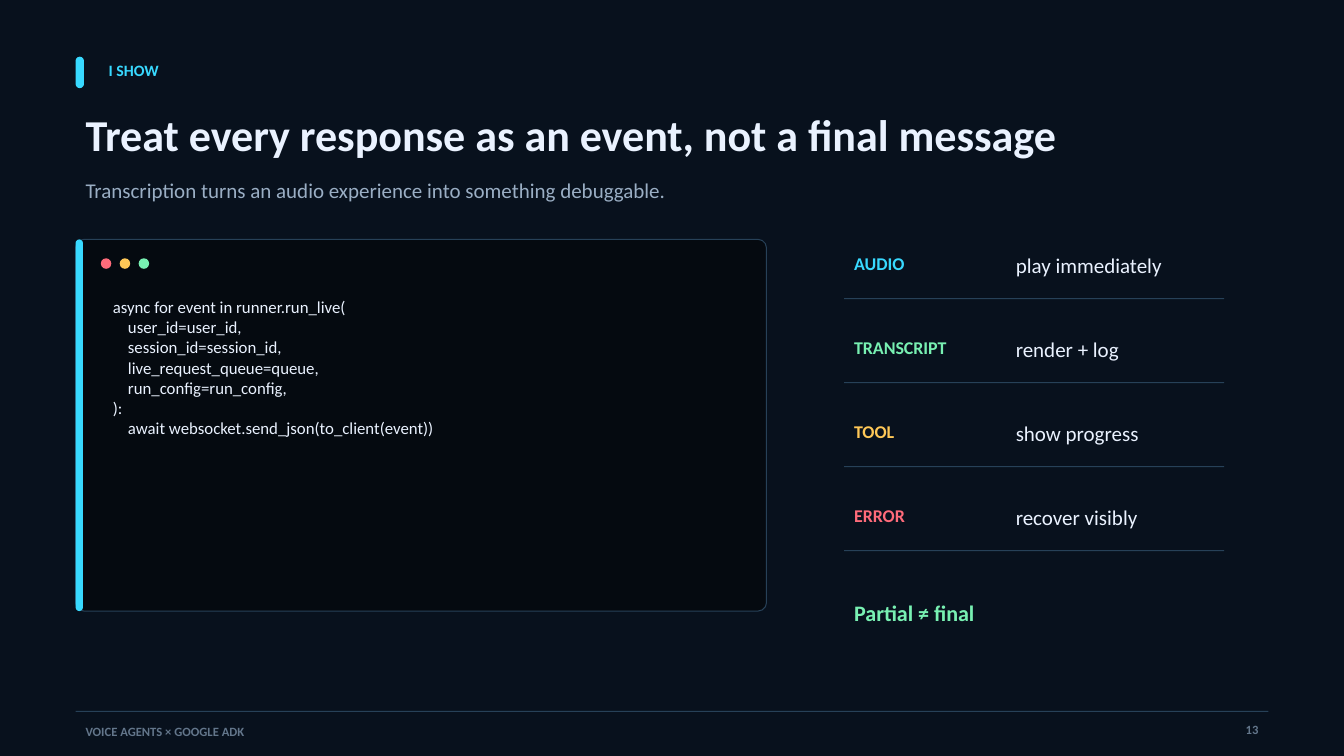
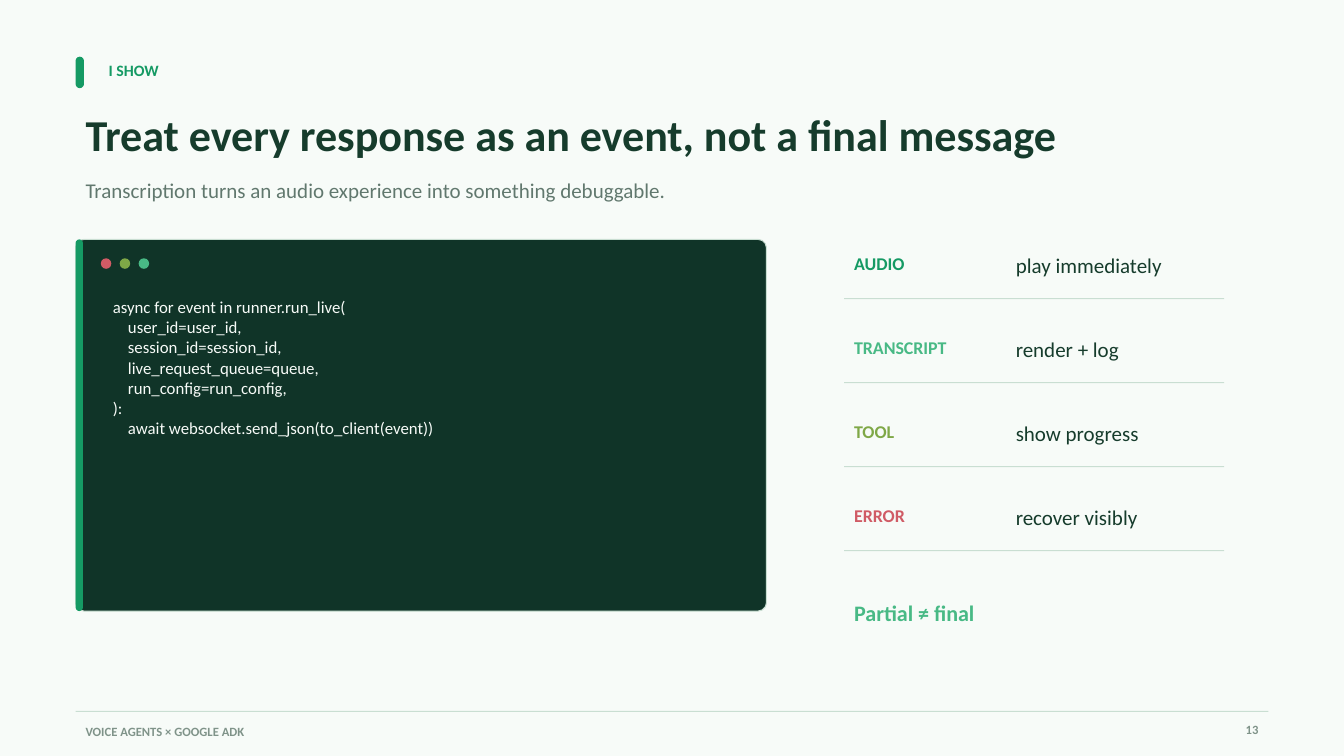
Before and after one commit to aswincsekar/adk-voice-workshop, a slide deck: slide 13 of slides/google-adk-voice-agents-workshop.pptx. Drawn at 1344x756 pixels with LibreOffice and Linux fonts; fonts in the diff are those of the drawing. Boxes give left, top, right and bottom in pixels: in the first picture for what was removed or moved away, otherwise in the second. Text is boxed around its words. In the diff, an @@ line names an element or a change of style, - is before the commit and + after.

Commit message:
Restyle workshop deck with light green theme

```diff
--- a/slides/google-adk-voice-agents-workshop.pptx
+++ b/slides/google-adk-voice-agents-workshop.pptx
@@ background #08111D to #F7FBF8 @@
@@ rounded rectangle at <box>76,56,84,88</box>: fill #38D9FF to #159A64 @@
@@ text "I SHOW" at <box>109,65,158,76</box>: text colour #38D9FF to #159A64 @@
@@ text "Transcription turns an audio experience ..." at <box>86,183,665,202</box>: text colour #9AAEC4 to #61786E @@
@@ rounded rectangle at <box>76,240,83,612</box>: fill #38D9FF to #159A64 @@
@@ rounded rectangle at <box>76,240,766,612</box>: fill #050A10 to #103428; outline #274158 0.75 pt to #C9DED2 0.75 pt @@
@@ ellipse at <box>101,258,111,268</box>: fill #FF6B7A to #D05B65 @@
@@ ellipse at <box>120,258,130,268</box>: fill #FFC857 to #7FA847 @@
@@ ellipse at <box>139,258,149,268</box>: fill #78F0B2 to #48B985 @@
@@ text "AUDIO" at <box>854,258,904,270</box>: text colour #38D9FF to #159A64 @@
@@ text "async for event in runner.run_live(" at <box>113,301,433,437</box>: text colour #EAF2FF to #F7FBF8 @@
@@ text "TRANSCRIPT" at <box>854,342,946,354</box>: text colour #78F0B2 to #48B985 @@
@@ text "TOOL" at <box>854,426,894,438</box>: text colour #FFC857 to #7FA847 @@
@@ text "ERROR" at <box>854,510,905,522</box>: text colour #FF6B7A to #D05B65 @@
@@ text colour #EAF2FF to #163C2C in 5 elements at <box>86,120,1056,159</box>, <box>1016,258,1162,277</box>, <box>1016,342,1119,361</box>, <box>1016,426,1139,445</box>, <box>1016,510,1138,529</box> @@
@@ fill #274158 to #C9DED2 in 5 elements at <box>76,711,1268,712</box>, <box>845,298,1225,299</box>, <box>845,382,1225,383</box>, <box>845,466,1225,467</box>, <box>845,551,1225,552</box> @@
@@ text "Partial ≠ final" at <box>854,605,974,621</box>: text colour #78F0B2 to #48B985 @@
@@ text "13" at <box>1246,726,1259,734</box>: text colour #63768B to #7F9389 @@
@@ text "VOICE AGENTS × GOOGLE ADK" at <box>86,728,245,736</box>: text colour #63768B to #7F9389 @@
```
Also in this commit, not shown: 17 other slides changed.
